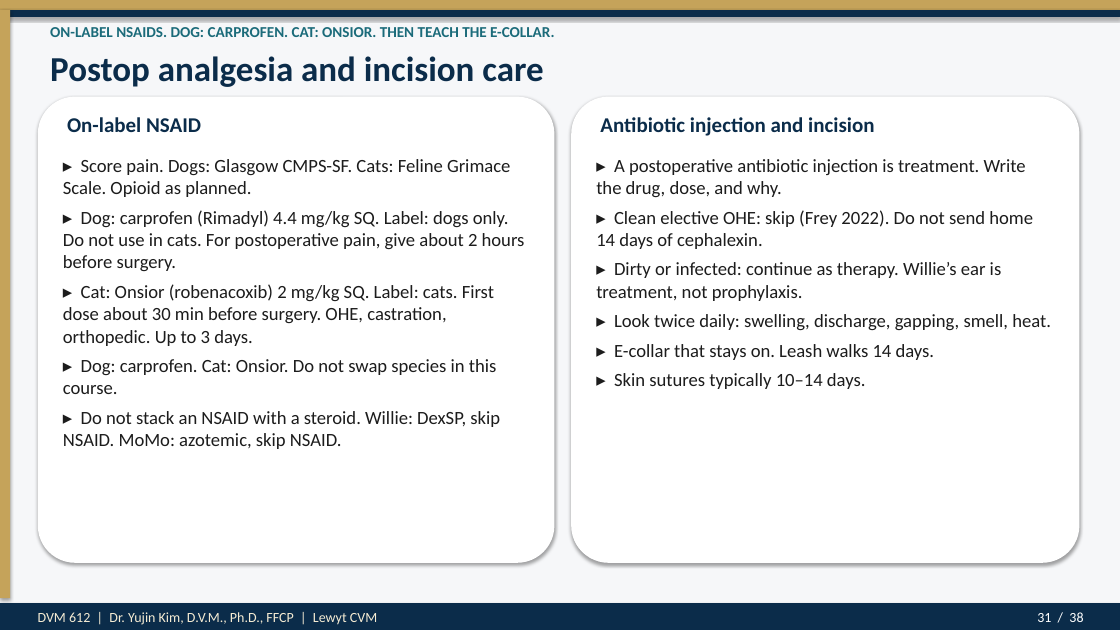
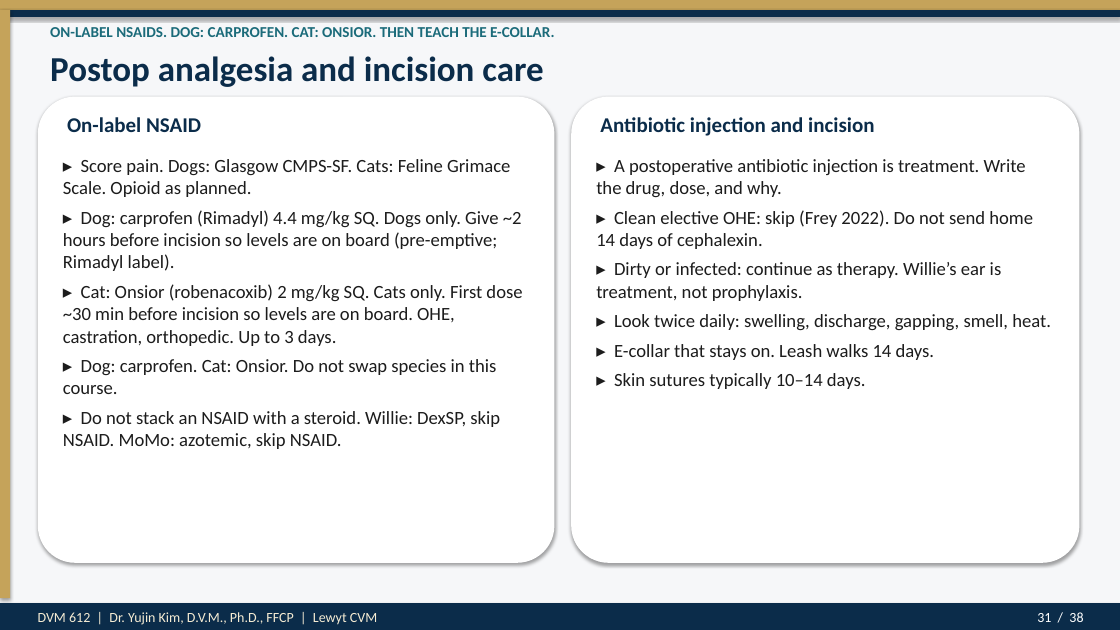
Before and after one commit to drkimvet/happycare, a slide deck: slide 31 of lectures/DVM-612_Week4_Preop_PatientPrep_Postop.pptx. Drawn at 1120x630 pixels with LibreOffice and Linux fonts; fonts in the diff are those of the drawing. Boxes give left, top, right and bottom in pixels: in the first picture for what was removed or moved away, otherwise in the second. Text is boxed around its words. In the diff, an @@ line names an element or a change of style, - is before the commit and + after.

```diff
--- a/lectures/DVM-612_Week4_Preop_PatientPrep_Postop.pptx
+++ b/lectures/DVM-612_Week4_Preop_PatientPrep_Postop.pptx
@@ text at [63,210,522,346]: text changed @@
-▸ Dog: carprofen (Rimadyl) 4.4 mg/kg SQ. Label: dogs only. Do not use in cats. For postoperative pain, give about 2 hours before surgery.
-▸ Cat: Onsior (robenacoxib) 2 mg/kg SQ. Label: cats. First dose about 30 min before surgery. OHE, castration, orthopedic. Up to 3 days.
+▸ Dog: carprofen (Rimadyl) 4.4 mg/kg SQ. Dogs only. Give ~2 hours before incision so levels are on board (pre-emptive; Rimadyl label).
+▸ Cat: Onsior (robenacoxib) 2 mg/kg SQ. Cats only. First dose ~30 min before incision so levels are on board. OHE, castration, orthopedic. Up to 3 days.
```
Also in this commit, not shown: 9 other slides changed, 7 other files.
